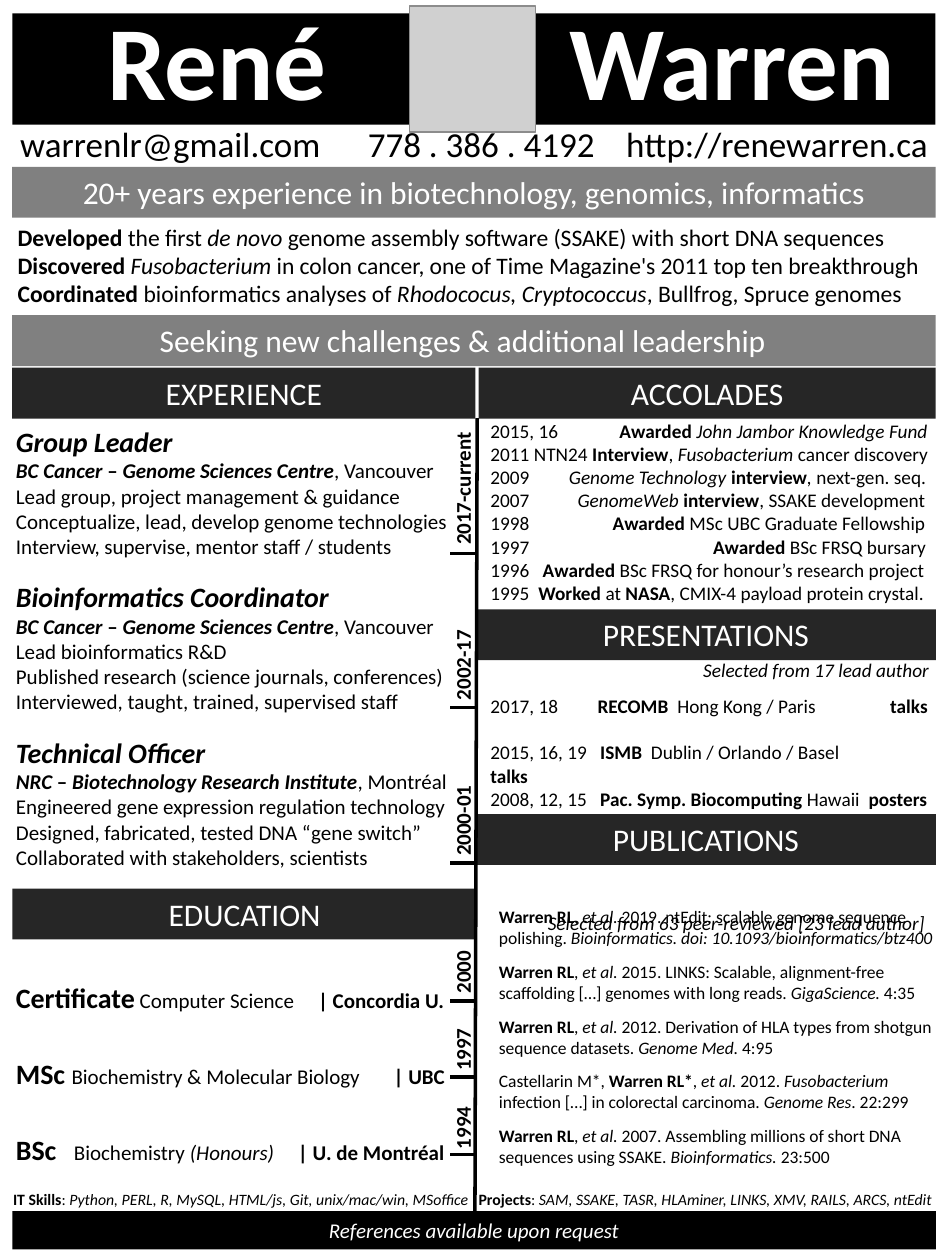
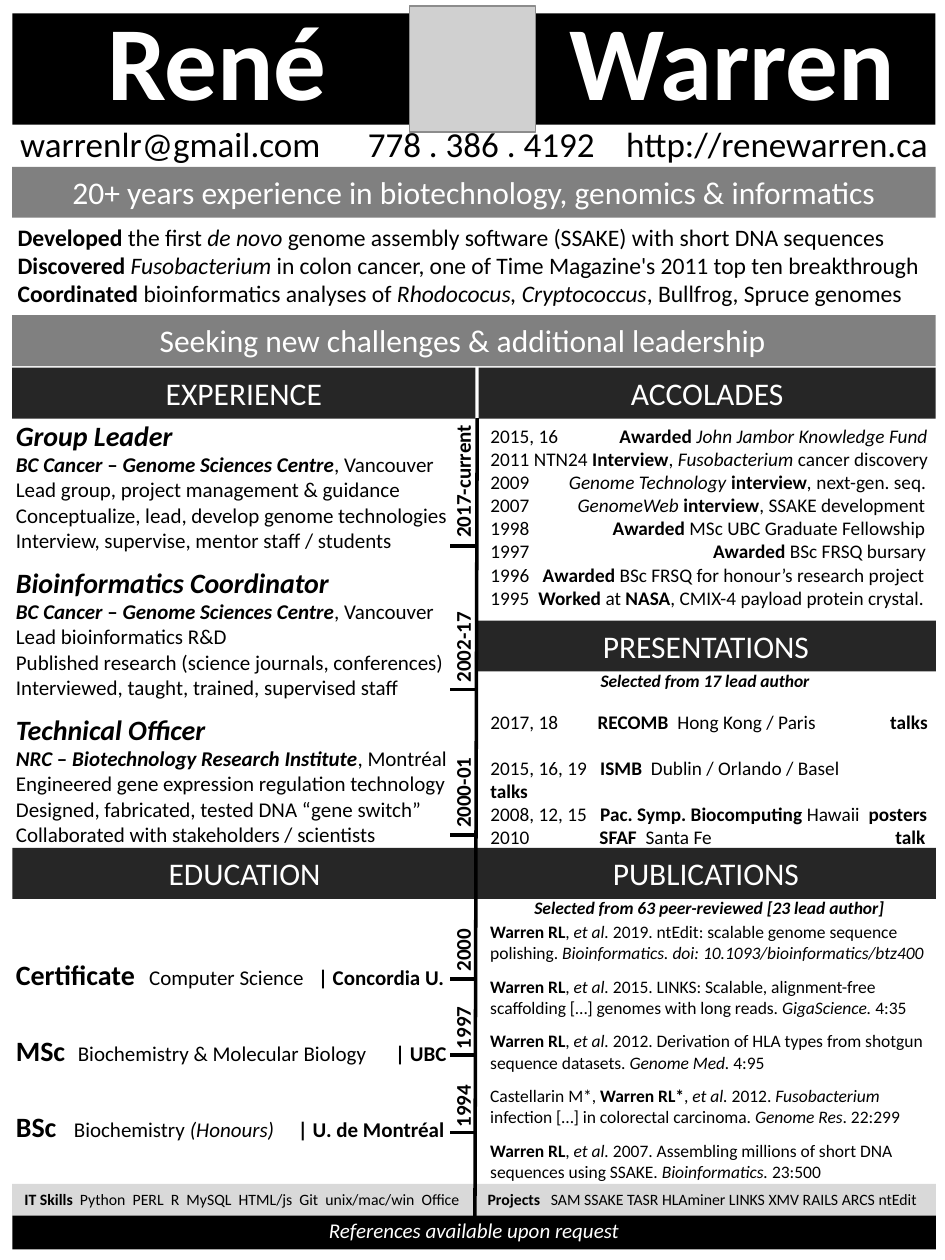
Before and after one commit to warrenlr/warrenlr.github.io, a slide deck: slide 1 of cv/CV_RWARREN_PPT.pptx. Drawn at 945x1260 pixels with LibreOffice and Linux fonts; fonts in the diff are those of the drawing; grey boxes stand for pictures. Boxes give left, top, right and bottom in pixels: in the first picture for what was removed or moved away, otherwise in the second. Text is boxed around its words. In the diff, an @@ line names an element or a change of style, - is before the commit and + after.

```diff
--- a/cv/CV_RWARREN_PPT.pptx
+++ b/cv/CV_RWARREN_PPT.pptx
@@ text in rectangle at [72,182,875,210]: text changed @@
-20+ years experience in biotechnology, genomics, informatics
+20+ years experience in biotechnology, genomics & informatics
@@ text at [490,429,928,608]: paragraph removed @@
-Selected from 17 lead author
@@ text at [490,429,928,608]: paragraph removed @@
-Selected from 63 peer-reviewed [23 lead author]
@@ text "2017-current": place and size @@
-text "2017-current" at [451,443,477,542]
+text "2017-current" at [451,436,477,535]
@@ line moved from (450, 553) - (476, 553) to (450, 546) - (476, 546) @@
@@ rectangle "PRESENTATIONS": place and size @@
-rectangle "PRESENTATIONS" at [476,610,936,660]
+rectangle "PRESENTATIONS" at [476,621,936,672]
@@ text added at [601,674,809,689], 10 pt, text #000000, bold, italic @@
+Selected from 17 lead author
@@ text "2000-01": place and size @@
-text "2000-01" at [451,793,477,854]
+text "2000-01" at [451,765,477,826]
@@ text at [16,827,375,842]: text changed @@
-Collaborated with stakeholders, scientists
+Collaborated with stakeholders / scientists
@@ line moved from (450, 863) - (476, 863) to (450, 835) - (476, 835) @@
@@ rectangle "EDUCATION": place and size @@
-rectangle "EDUCATION" at [13,888,478,939]
+rectangle "EDUCATION" at [13,848,478,898]
@@ rectangle "PUBLICATIONS": place and size @@
-rectangle "PUBLICATIONS" at [476,814,936,864]
+rectangle "PUBLICATIONS" at [476,848,936,898]
@@ text "Warren RL, et al. 2019. ...": place and size @@
-text "Warren RL, et al. 2019. ..." at [499,911,933,1166]
+text "Warren RL, et al. 2019. ..." at [490,926,924,1181]
@@ text added at [534,901,884,917], 10 pt, text #000000, bold, italic @@
+Selected from 63 peer-reviewed [23 lead author]
@@ text "1994": place and size @@
-text "1994" at [451,1111,477,1149]
+text "1994" at [451,1089,477,1127]
@@ 4 lines, 3 texts: place and size @@
-4 lines, 3 texts at [450,637,477,1154]
+4 lines, 3 texts at [450,619,477,1133]
@@ rectangle "IT Skills Python PERL R ...": place and size @@
-rectangle "IT Skills Python PERL R ..." at [13,1194,932,1208]
+rectangle "IT Skills Python PERL R ..." at [13,1184,936,1216]
@@ rectangle "IT Skills Python PERL R ..." at [13,1184,936,1216]: fill none to #D9D9D9 @@
@@ text in rectangle at [24,1194,917,1208]: text changed; italic off @@
-IT Skills: Python, PERL, R, MySQL, HTML/js, Git, unix/mac/win, MSoffice Projects: SAM, SSAKE, TASR, HLAminer, LINKS, XMV, RAILS, ARCS, ntEdit
+IT Skills Python PERL R MySQL HTML/js Git unix/mac/win Office Projects SAM SSAKE TASR HLAminer LINKS XMV RAILS ARCS ntEdit
```
Also in this commit, not shown: 4 other files.
